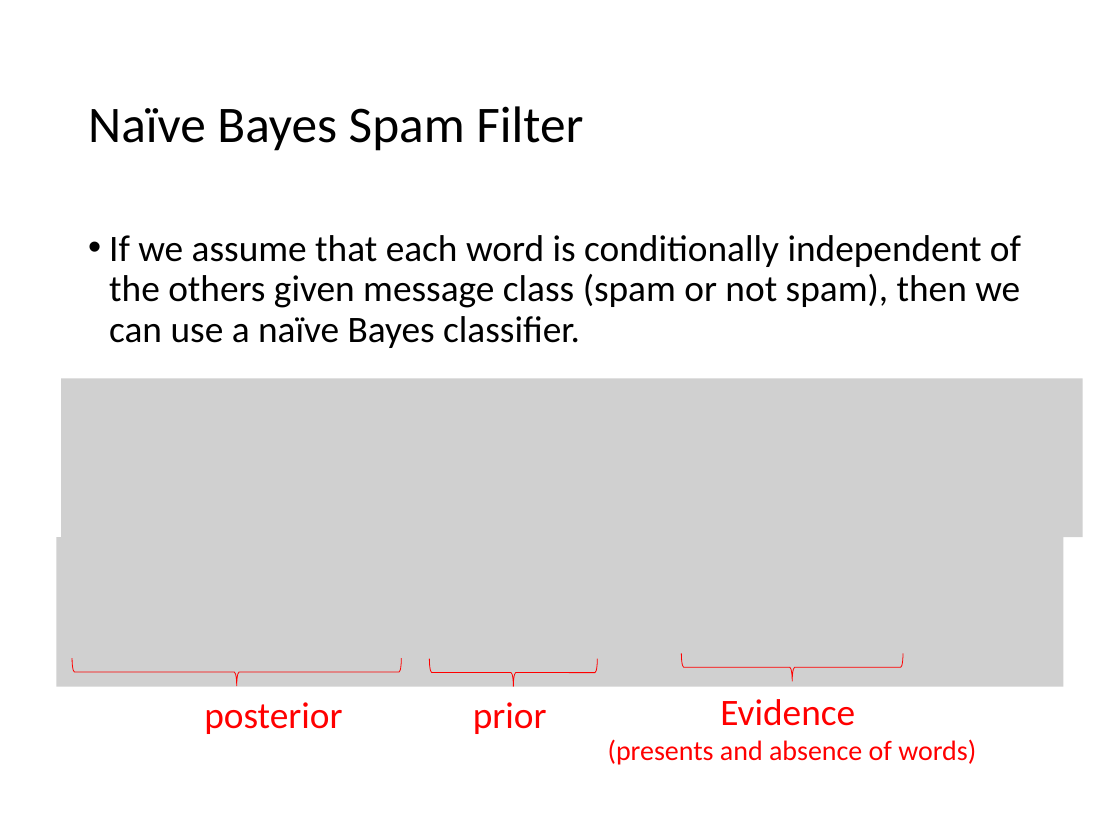
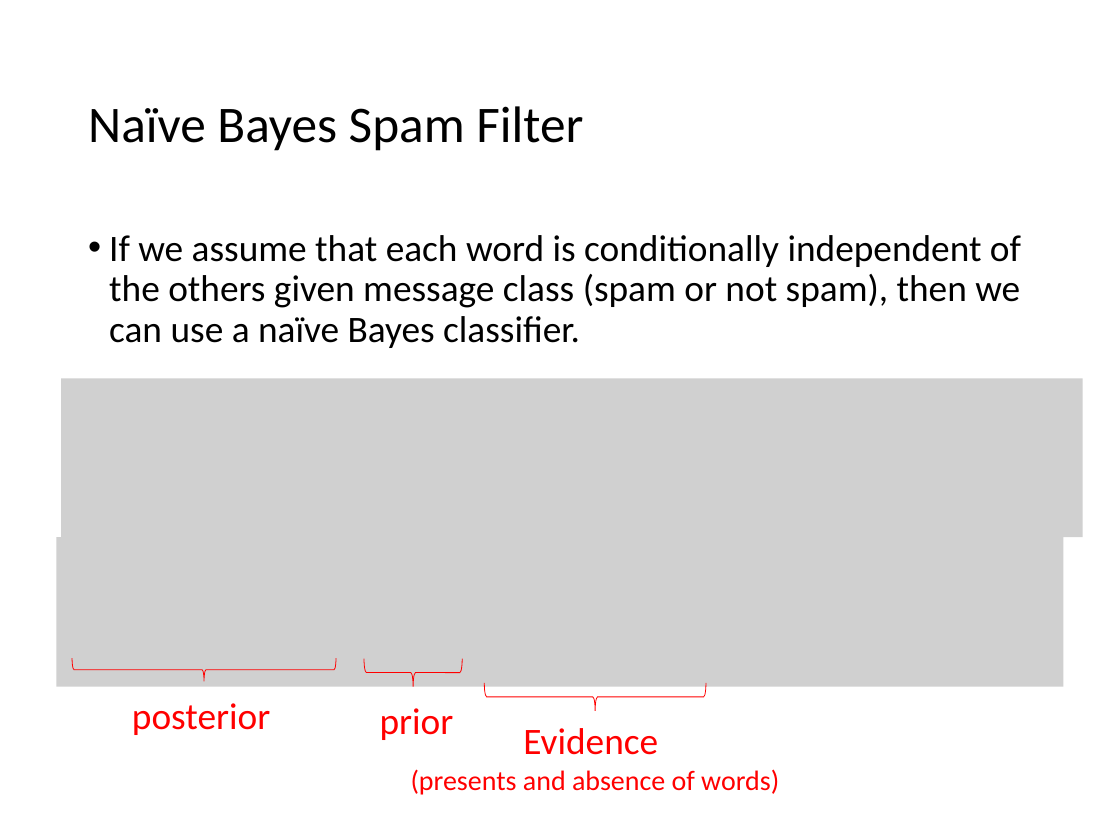
Before and after one commit to mhahsler/CS7320-AI, a slide deck: slide 42 of slides/12_uncertainty.pptx. Drawn at 1120x840 pixels with LibreOffice and Linux fonts; fonts in the diff are those of the drawing; grey boxes stand for pictures. Boxes give left, top, right and bottom in pixels: in the first picture for what was removed or moved away, otherwise in the second. Text is boxed around its words. In the diff, an @@ line names an element or a change of style, - is before the commit and + after.

```diff
--- a/slides/12_uncertainty.pptx
+++ b/slides/12_uncertainty.pptx
@@ right brace: place and size @@
-right brace at bbox=[72, 658, 402, 686]
+right brace at bbox=[72, 658, 337, 682]
@@ right brace: place and size @@
-right brace at bbox=[430, 659, 598, 687]
+right brace at bbox=[363, 659, 462, 687]
@@ text "posterior": place and size @@
-text "posterior" at bbox=[204, 702, 342, 734]
+text "posterior" at bbox=[132, 703, 270, 735]
@@ right brace: place and size @@
-right brace at bbox=[682, 654, 903, 682]
+right brace at bbox=[484, 683, 706, 711]
@@ text "prior": place and size @@
-text "prior" at bbox=[473, 702, 547, 734]
+text "prior" at bbox=[380, 708, 454, 740]
@@ text "Evidence (presents and absence of ...": place and size @@
-text "Evidence (presents and absence of ..." at bbox=[608, 699, 976, 765]
+text "Evidence (presents and absence of ..." at bbox=[411, 728, 779, 795]
```
Also in this commit, not shown: 14 other slides changed, 1 other file.
